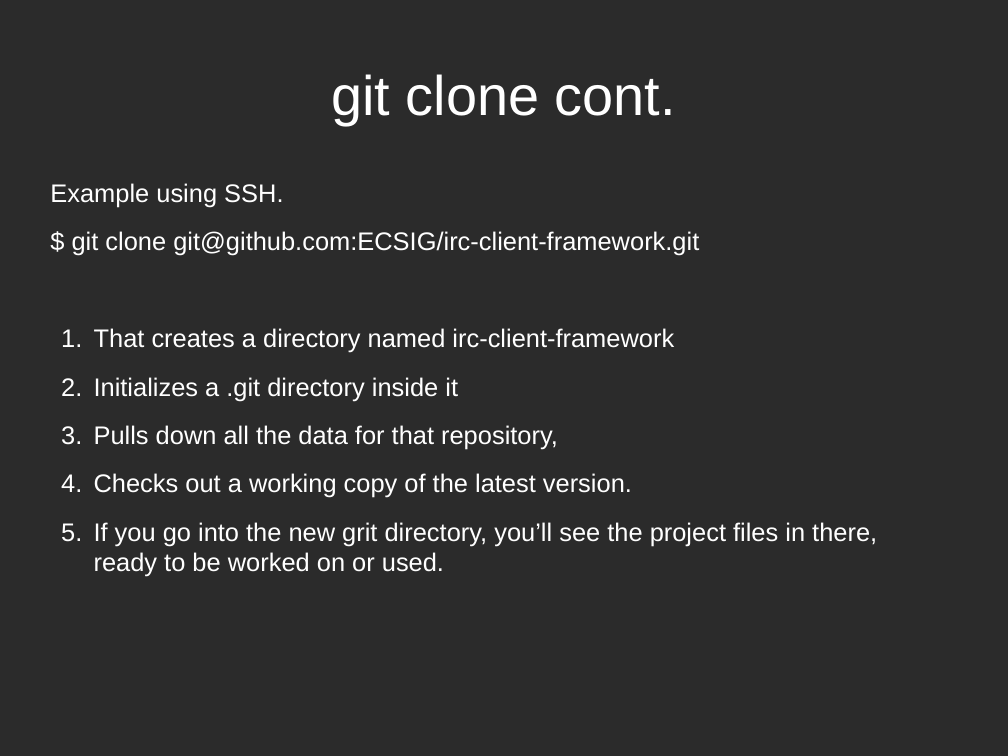
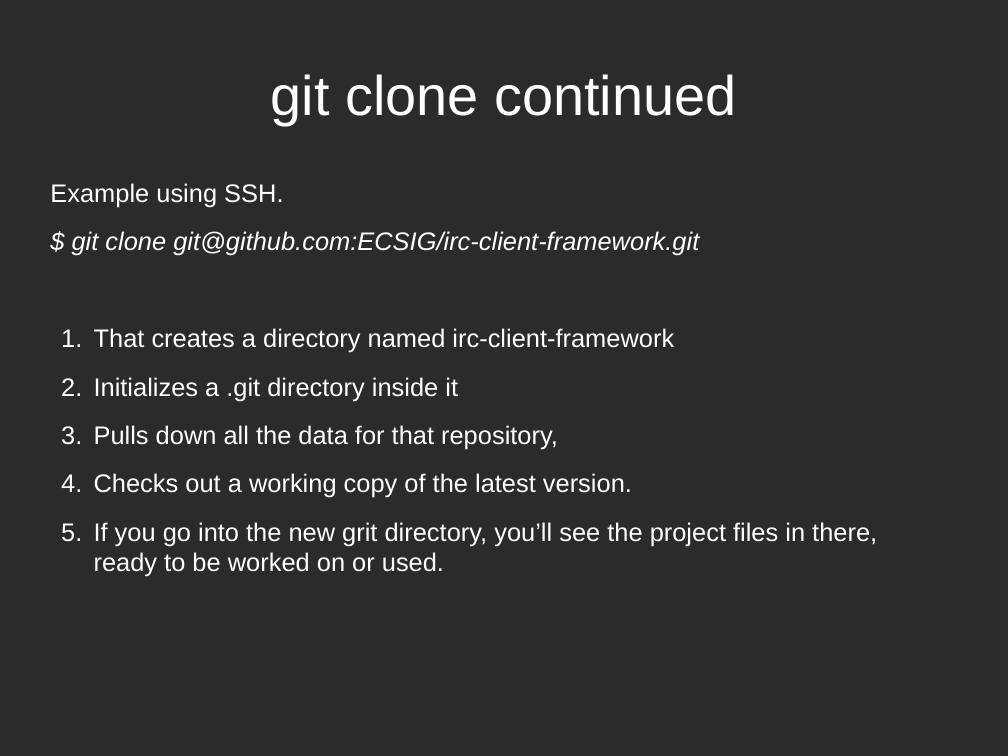
Before and after one commit to ECSIG/presentations, a slide deck: slide 4 of git_workshop/git_basic/Git Presentation.odp. Drawn at 1008x756 pixels with LibreOffice and Linux fonts; fonts in the diff are those of the drawing; background and template pictures are left out; a plain dark background stands for a picture behind light text. Boxes give left, top, right and bottom in pixels: in the first picture for what was removed or moved away, otherwise in the second. Text is boxed around its words. In the diff, an @@ line names an element or a change of style, - is before the commit and + after.

```diff
--- a/git_workshop/git_basic/Git Presentation.odp
+++ b/git_workshop/git_basic/Git Presentation.odp
@@ title at <box>271,74,736,125</box>: text changed @@
-git clone cont.
+git clone continued
@@ text at <box>72,231,699,256</box>: italic on in "$ git clone git@github.com:ECSIG/irc-client-framework.git" @@
```
Also in this commit, not shown: 1 other slide changed, 15 slides added, 2 slides removed, 1 other file.
